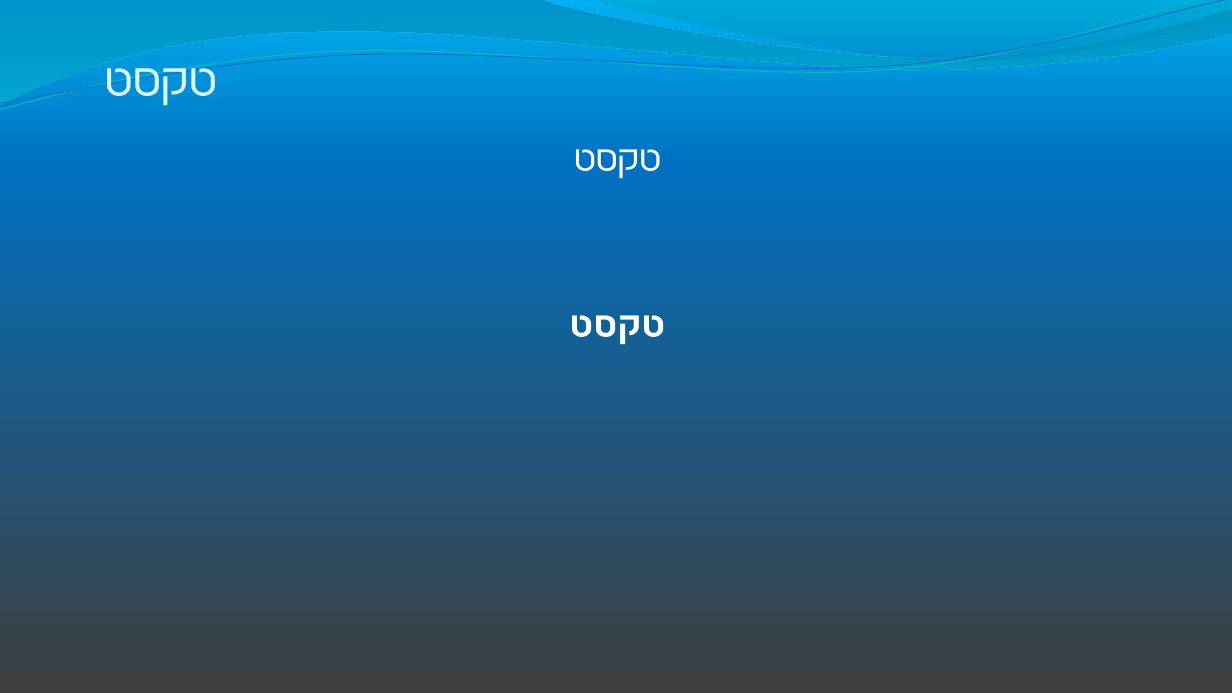
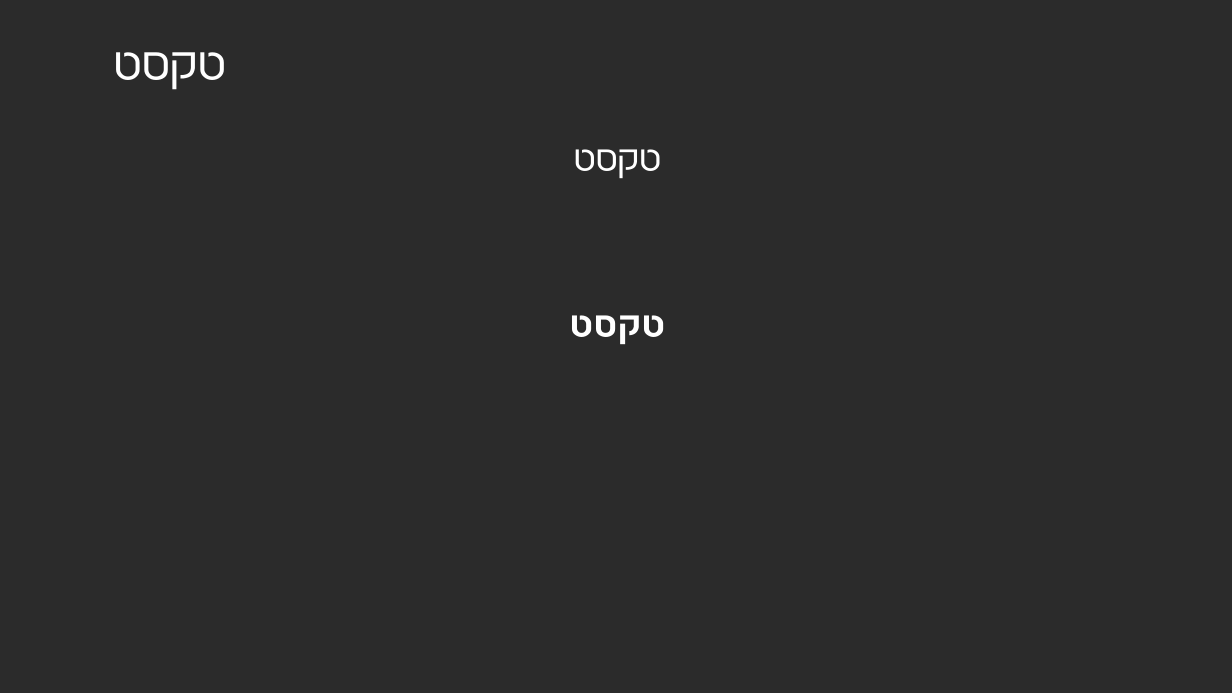
Before and after one commit to OrHasharon/orhasharon.github.io, a slide deck: slide 8 of WorshipAndSound/template.pptx. Drawn at 1232x693 pixels with LibreOffice and Linux fonts; fonts in the diff are those of the drawing; background and template pictures are left out; a plain dark background stands for a picture behind light text. Boxes give left, top, right and bottom in pixels: in the first picture for what was removed or moved away, otherwise in the second. Text is boxed around its words. In the diff, an @@ line names an element or a change of style, - is before the commit and + after.

```diff
--- a/WorshipAndSound/template.pptx
+++ b/WorshipAndSound/template.pptx
@@ background gradient #00B0F0 to #0070C0 to #3F3F3F to picture (left out) @@
@@ freeform shape removed at (0, 0, 1232, 104) @@
@@ freeform shape removed at (0, 0, 1232, 115) @@
@@ freeform shape removed at (0, 0, 1232, 110) @@
@@ freeform shape removed at (591, 0, 1232, 64) @@
@@ text "טקסט" at (113, 52, 225, 90): text colour #DBF5F9 to #FFFFFF; vertical alignment bottom to top @@
```
Also in this commit, not shown: 14 other slides changed, 1 slide added, 1 slide removed, 23 other files.
